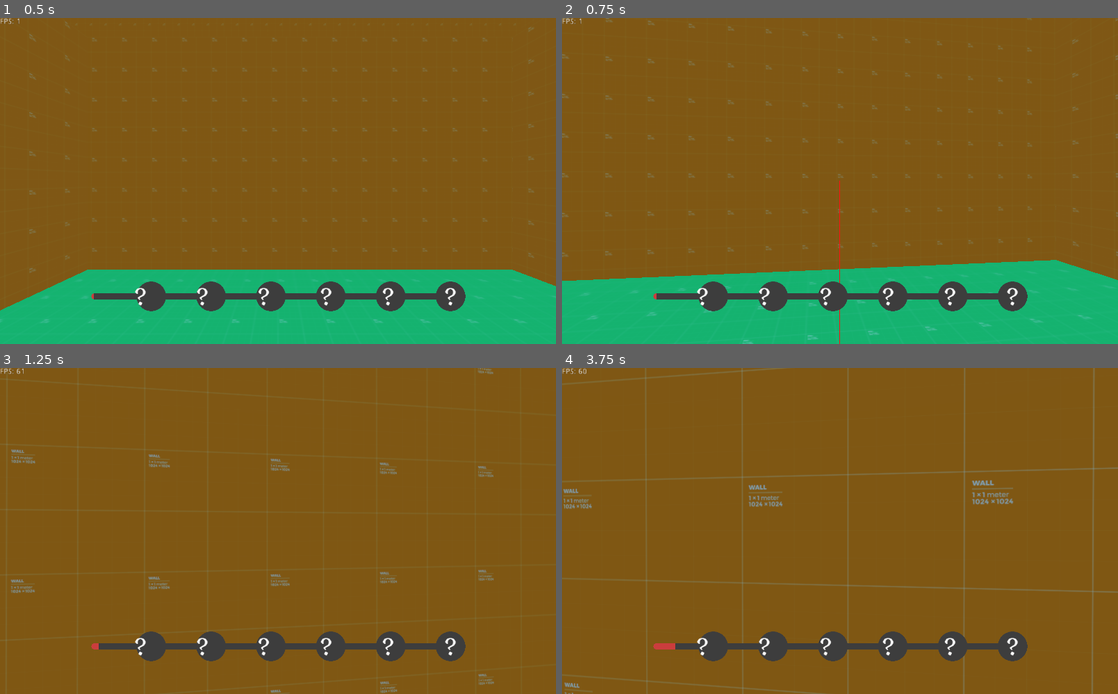
Above: before the commit, frames 1-4 (two rows, left to right).
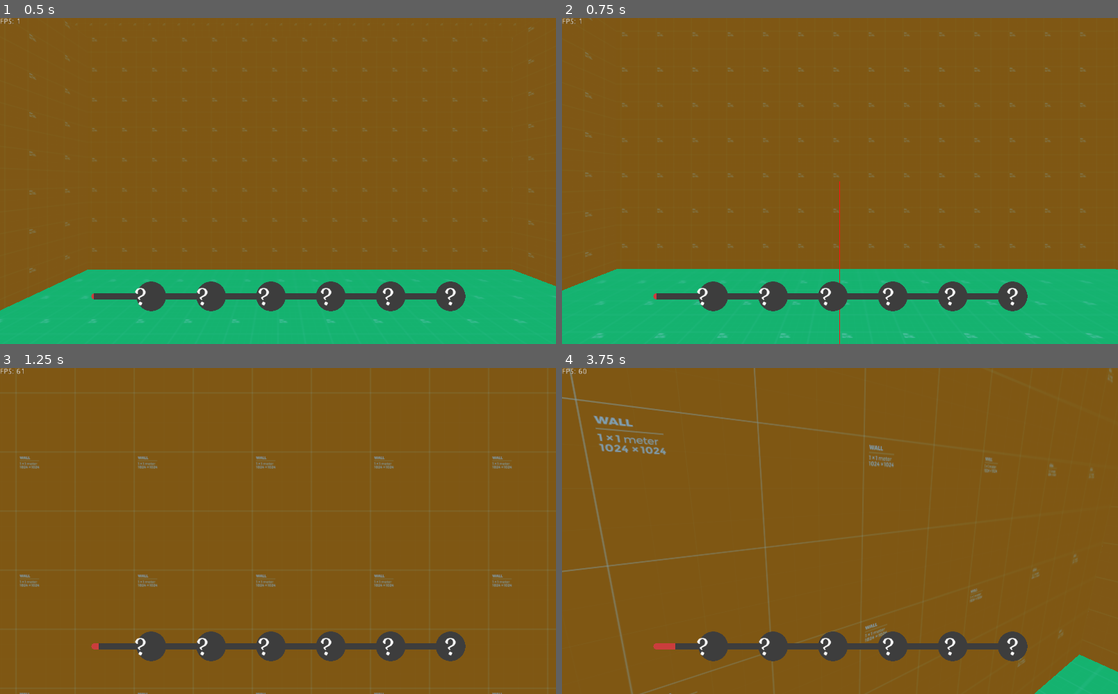
Above: after the commit, the same moments.

Repository: nwallenfang/ludum-dare-51
Game: Godot game, scene res://Levels/FirstFloor.tscn
The game is run twice, just before and just after one commit, with the same random seed, the same clock (stepped at 60 frames per second) and the same inputs.
Inputs (mouse positions are in pixels of both pictures, inside the frame that each line leads up to):
- Up to frame 1 (0.5 s): no input
- Up to frame 2 (0.75 s): move the mouse to (867, 181) at 0.52 s; press the mouse at (867, 181) at 0.53 s; hold Up (ui_up) from 0.53 s (still down)
- Up to frame 3 (1.25 s): keep holding Up (ui_up); tap Space (jump) at 0.77 s
- Up to frame 4 (3.75 s): move the mouse to (812, 531) at 1.27 s; release the mouse at (812, 531) at 1.28 s; tap Alt (change_mouse_input) at 1.35 s; tap Space (jump) at 1.52, 3.02 s; click (812, 531) at 1.55 s; move the mouse to (895, 459) at 2.02 s; release Up (ui_up) at 2.03 s; press the mouse at (895, 459) at 2.03 s; hold Right (ui_right) 2.03-2.78 s; move the mouse to (812, 596) at 2.77 s; release the mouse at (812, 596) at 2.78 s; hold Up (ui_up) 2.78-3.53 s; tap Shift (sprint) at 2.85 s; click (812, 596) at 3.05 s; move the mouse to (1006, 579) at 3.52 s; press the mouse at (1006, 579) at 3.53 s; hold Left (ui_left) from 3.53 s (still down)

Frame 1 is identical in both runs. In frame 2, 2.8% of the frame differs, in the area x 0-100%, y 0-100%; in frame 3, 1.4%; in frame 4, 5.7%.

Commit message:
Mouse fix

Diff:
--- a/Logic/Player/Player.gd
+++ b/Logic/Player/Player.gd
@@ -20,11 +20,14 @@
 		* gravity_multiplier)
 
 func _ready():
-	Input.set_mouse_mode(Input.MOUSE_MODE_CAPTURED)
+	pass
 
 func _input(event: InputEvent) -> void:
 	if event.is_action_pressed("ui_cancel"):
 		get_tree().quit() # Quits the game
+
+	if event.is_action_pressed("shoot") and Input.get_mouse_mode() == Input.MOUSE_MODE_VISIBLE:
+		Input.set_mouse_mode(Input.MOUSE_MODE_CAPTURED)
 
 	if event.is_action_pressed("change_mouse_input"):
 		match Input.get_mouse_mode():
